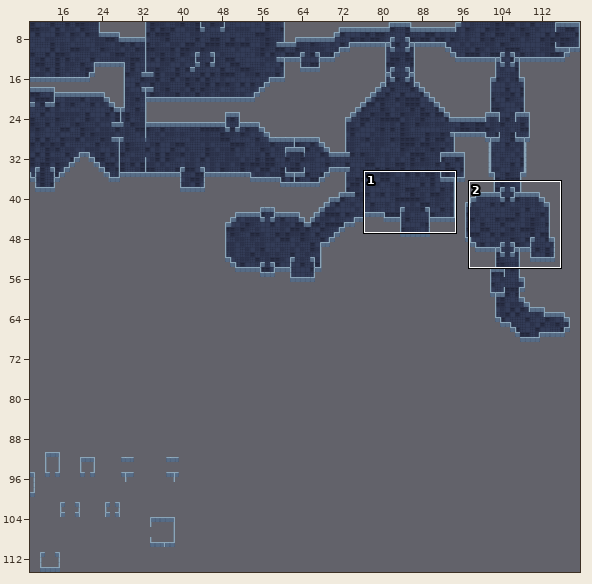
Tiled map (JSON) -- assets/dungeon-map-1.tmj. The first picture is a wide view before the edit; the outline marks the close-up.
Close-up. Before the commit:
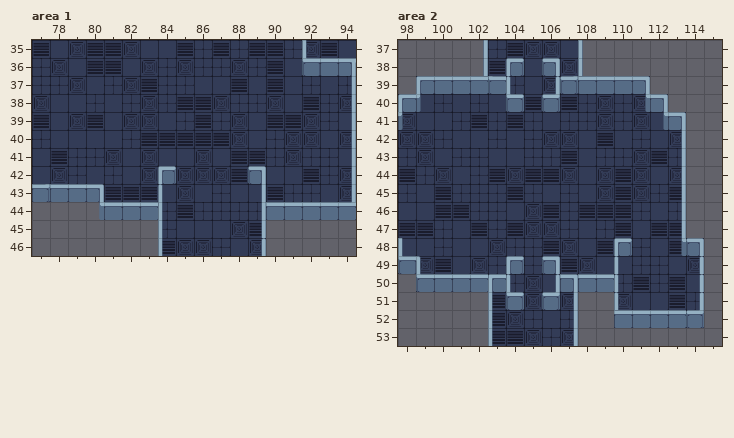
Cells are 32x32 px. Shown: area 1 x 77..94, y 35..46; area 2 x 98..115, y 37..53. The commit also changed other parts of the map, which this record leaves out. The old version is drawn lined up with the new one.
After the commit:
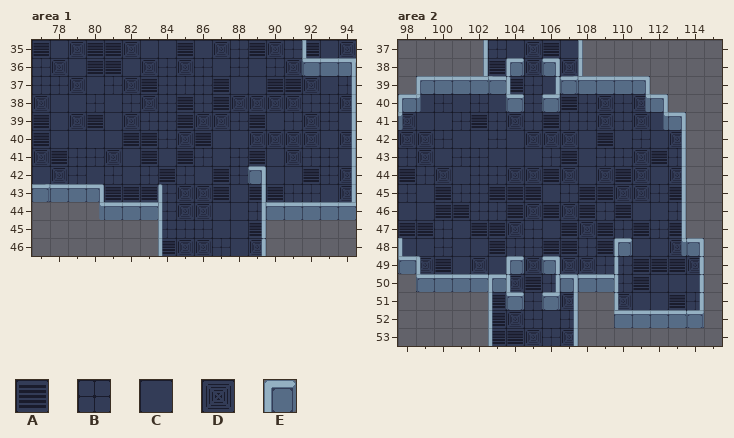
Key: from "tileset-x1": A 69, B 70, C 71, D 106, E 337.
_ is an empty cell.
Changes in this commit:
{"change": "map size 120x120 -> 120x80 cells"}
{"where": "layer \"Ground-n\", area 1"}
{"y":35,"x":86,"old":"BA","new":"CD"}
{"y":35,"x":90,"old":"A","new":"D"}
{"y":35,"x":92,"old":"DAC","new":"ACD"}
{"y":36,"x":87,"old":"BDBAC","new":"CBCBD"}
{"y":37,"x":86,"old":"CCA","new":"BAC"}
{"y":37,"x":91,"old":"CB","new":"AD"}
{"y":38,"x":86,"old":"ADBB","new":"BADD"}
{"y":38,"x":91,"old":"CA","new":"DB"}
{"y":39,"x":83,"old":"DCBABDCAA","new":"BBADDBACB"}
{"y":40,"x":77,"old":"B","new":"A"}
{"y":40,"x":82,"old":"B","new":"A"}
{"y":40,"x":84,"old":"AA","new":"BD"}
{"y":40,"x":87,"old":"ADCB","new":"CCDD"}
{"y":41,"x":77,"old":"C","new":"D"}
{"y":41,"x":83,"old":"D","new":"A"}
{"y":41,"x":85,"old":"CD","new":"AB"}
{"y":41,"x":88,"old":"A","new":"B"}
{"y":41,"x":90,"old":"B","new":"C"}
{"y":42,"x":83,"old":"DDDDDA","new":"BABCAB"}
{"y":43,"x":84,"old":"C","new":"B"}
{"y":43,"x":86,"old":"CB","new":"DA"}
{"y":43,"x":89,"old":"C","new":"A"}
{"y":44,"x":85,"old":"ABBB","new":"DDCC"}
{"y":45,"x":85,"old":"CC","new":"BB"}
{"y":45,"x":88,"old":"D","new":"C"}
{"where": "layer \"Walls-n\", area 1"}
{"y":42,"x":84,"old":"E","new":"_"}
{"where": "layer \"Ground-n\", area 2"}
{"y":37,"x":104,"old":"A","new":"C"}
{"y":37,"x":106,"old":"D","new":"A"}
{"y":38,"x":105,"old":"C","new":"D"}
{"y":39,"x":104,"old":"BCD","new":"ABC"}
{"y":40,"x":105,"old":"A","new":"B"}
{"y":41,"x":104,"old":"A","new":"D"}
{"y":41,"x":106,"old":"C","new":"A"}
{"y":42,"x":105,"old":"B","new":"D"}
{"y":43,"x":105,"old":"B","new":"C"}
{"y":44,"x":103,"old":"A","new":"B"}
{"y":44,"x":105,"old":"A","new":"D"}
{"y":45,"x":103,"old":"B","new":"A"}
{"y":45,"x":105,"old":"B","new":"A"}
{"y":45,"x":108,"old":"CDA","new":"AAD"}
{"y":46,"x":104,"old":"C","new":"A"}
{"y":46,"x":107,"old":"B","new":"D"}
{"y":46,"x":109,"old":"A","new":"B"}
{"y":46,"x":111,"old":"B","new":"C"}
{"y":47,"x":103,"old":"BADDBCBACA","new":"ADBCADABAB"}
{"y":48,"x":103,"old":"D","new":"A"}
{"y":48,"x":107,"old":"DC","new":"AB"}
{"y":48,"x":111,"old":"B","new":"C"}
{"y":48,"x":113,"old":"A","new":"D"}
{"y":49,"x":103,"old":"B","new":"C"}
{"y":49,"x":105,"old":"B","new":"D"}
{"y":49,"x":107,"old":"A","new":"D"}
{"y":49,"x":109,"old":"CCBBC","new":"BBAAA"}
{"y":50,"x":104,"old":"BDC","new":"DAB"}
{"y":50,"x":112,"old":"BA","new":"CC"}
{"y":51,"x":105,"old":"D","new":"B"}
